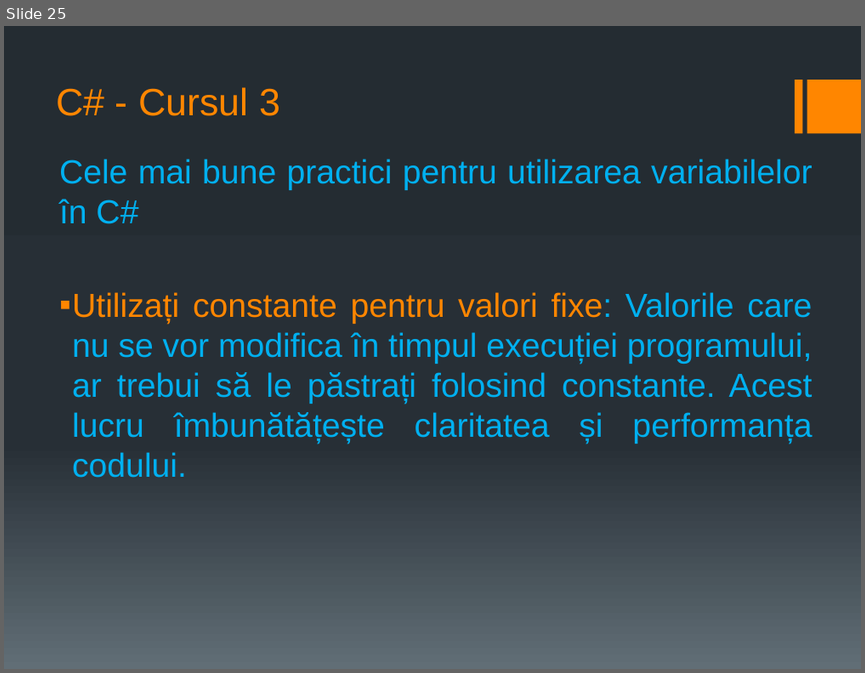
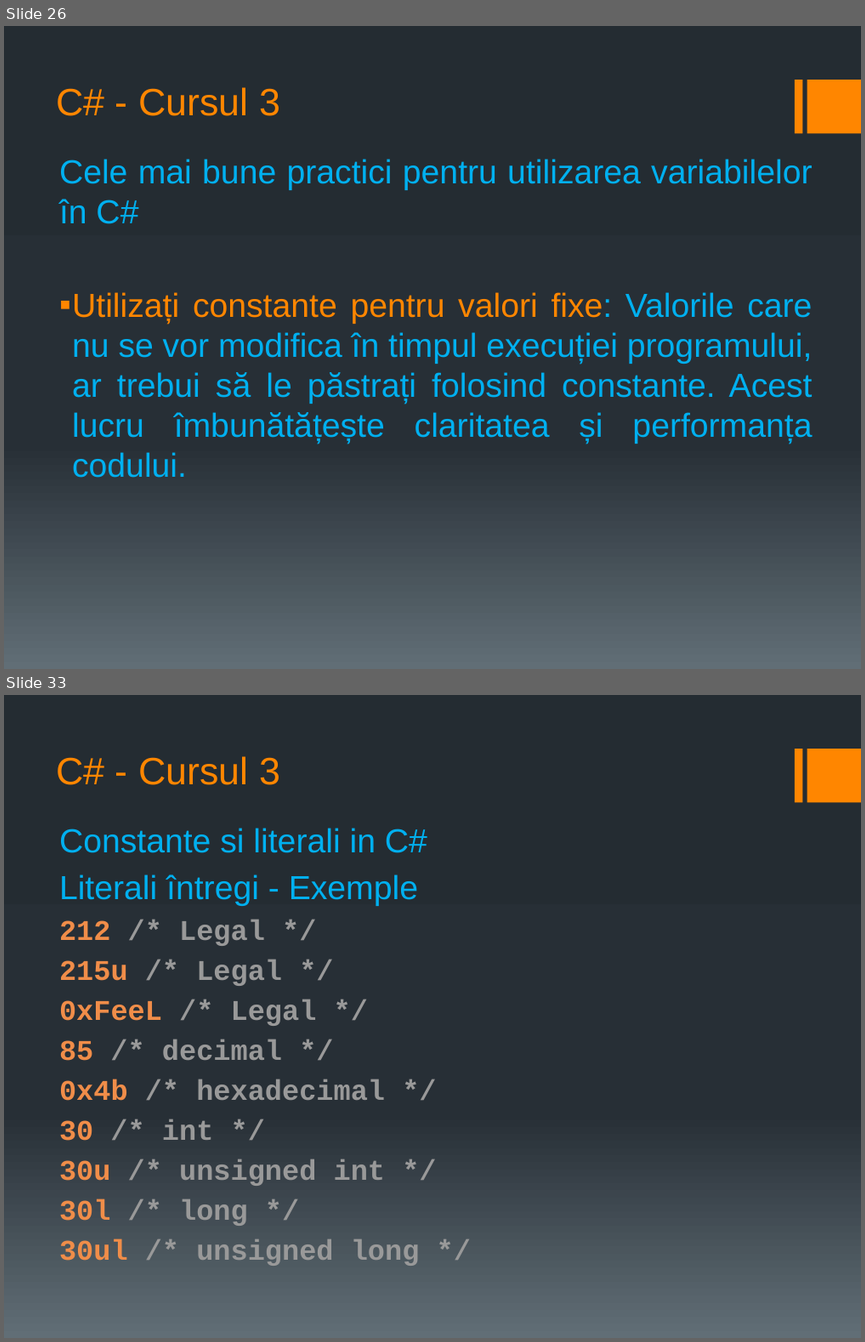
Before and after one commit to PelleRemus/Geoinformatica_Promotia_2025_2028, a slide deck: AlgoritmiSiStructuriDeDate1/Cursuri/cursul 3.pptx. Shown one above the other, each under a label of ours: slide 25 before the commit, slides 26 and 33 after it; the slides between them are not shown. The pictures are 865x673 and 865x1342 pixels, drawn with LibreOffice and Linux fonts; fonts in the diff are those of the drawing. Boxes give left, top, right and bottom in pixels: in the first picture for what was removed or moved away, otherwise in the second. Text is boxed around its words. In the diff, an @@ line names an element or a change of style, - is before the commit and + after.

Commit message:
structuri, enumeratii, constante; algoritmul pentru verificarea daca un numar este prim

```diff
--- a/AlgoritmiSiStructuriDeDate1/Cursuri/cursul 3.pptx
+++ b/AlgoritmiSiStructuriDeDate1/Cursuri/cursul 3.pptx
@@ slide 33 added at (x1=4, y1=695, x2=861, y2=1338), background gradient #242C33 to #273037 to #636D76; not listed: 2 template elements that a slide beside it also shows @@
@@ title added at (x1=56, y1=756, x2=280, y2=785), 32 pt, text #FF8600 @@
+C# - Cursul 3
@@ text added at (x1=59, y1=828, x2=427, y2=1265), 24 pt, text #999999, bold @@
+Constante si literali in C#
+Literali întregi - Exemple
+212 /* Legal */
+215u /* Legal */
+0xFeeL /* Legal */
+85 /* decimal */
+0x4b /* hexadecimal */
+30 /* int */
+30u /* unsigned int */
+30l /* long */
+30ul /* unsigned long */
@@ what was slide 25 is now slide 26 @@
```
Also in this commit, not shown: 2 slides changed, 22 other slides added, 5 other files.
